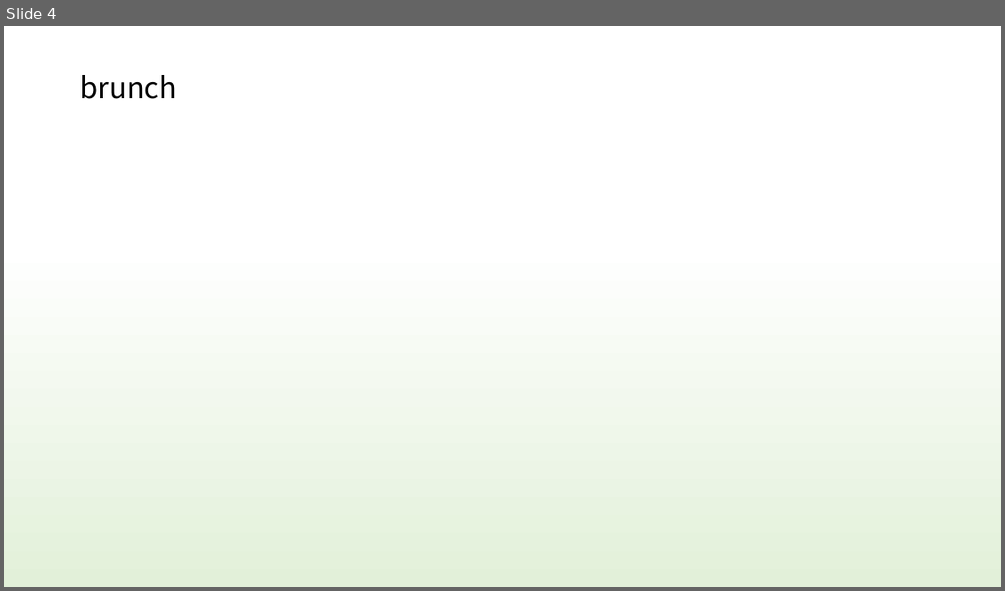
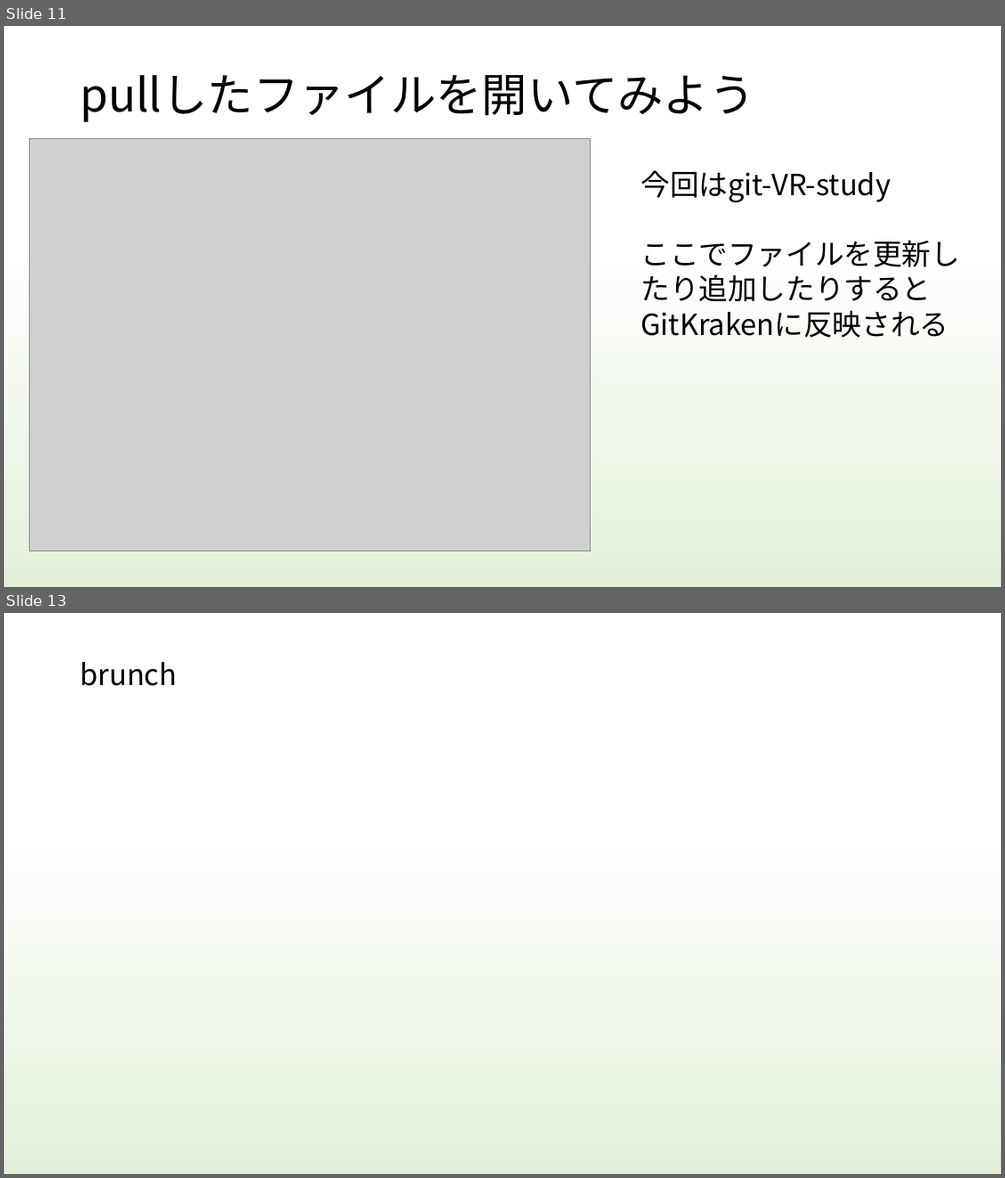
Before and after one commit to kiesproject/git-VR-study, a slide deck: 勉強会資料/H30VRStudy_Document/git_study.pptx. Shown one above the other, each under a label of ours: slide 4 before the commit, slides 11 and 13 after it; the slides between them are not shown. The pictures are 1005x591 and 1005x1178 pixels, drawn with LibreOffice and Linux fonts; fonts in the diff are those of the drawing; grey boxes stand for pictures. Boxes give left, top, right and bottom in pixels: in the first picture for what was removed or moved away, otherwise in the second. Text is boxed around its words. In the diff, an @@ line names an element or a change of style, - is before the commit and + after.

Commit message:
git資料更新しました

```diff
--- a/勉強会資料/H30VRStudy_Document/git_study.pptx
+++ b/勉強会資料/H30VRStudy_Document/git_study.pptx
@@ slide 11 added at (4,26,1001,587), background gradient #FFFFFF to #E2F0D9 to #BDBCBC @@
@@ title added at (80,75,754,122), 44 pt, text #000000 @@
+pullしたファイルを開いてみよう
@@ picture added at (30,138,591,550) @@
@@ text added at (640,170,960,338), 28 pt, text #000000 @@
+今回はgit-VR-study
+ここでファイルを更新したり追加したりするとGitKrakenに反映される
@@ what was slide 4 is now slide 13 @@
```
Also in this commit, not shown: 2 slides changed, 9 other slides added, 1 slide removed.
